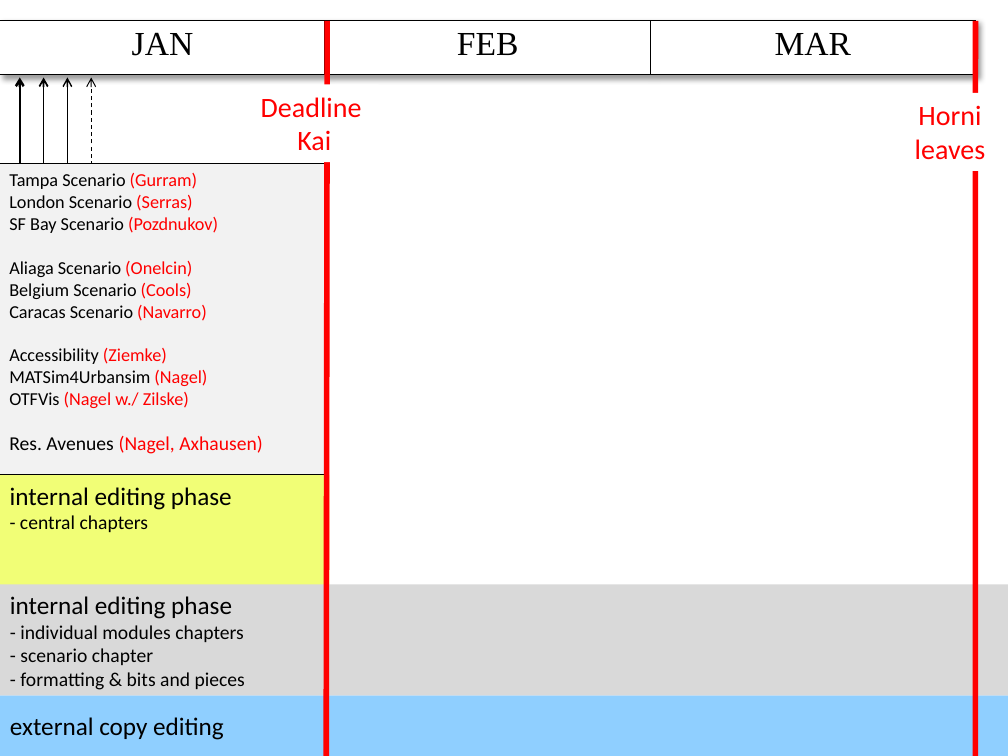
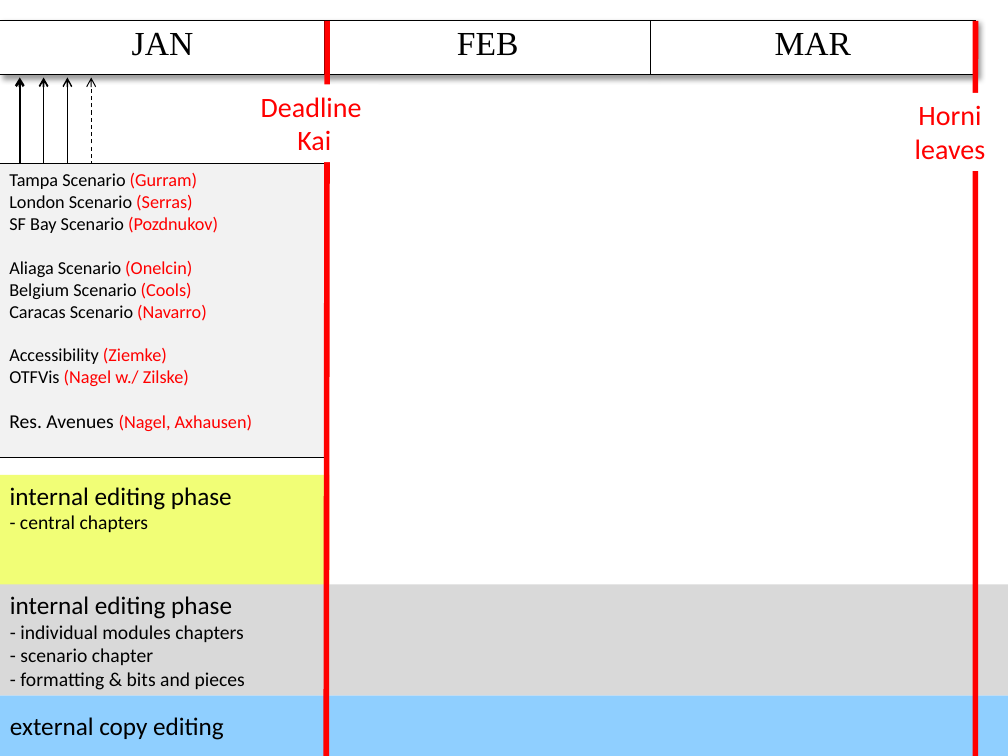
Before and after one commit to sashigurram/book, a slide deck: slide 1 of admin/timeline.pptx. Drawn at 1008x756 pixels with LibreOffice and Linux fonts; fonts in the diff are those of the drawing. Boxes give left, top, right and bottom in pixels: in the first picture for what was removed or moved away, otherwise in the second. Text is boxed around its words. In the diff, an @@ line names an element or a change of style, - is before the commit and + after.

Commit message:
admin

```diff
--- a/admin/timeline.pptx
+++ b/admin/timeline.pptx
@@ rectangle "Tampa Scenario (Gurram)": place and size @@
-rectangle "Tampa Scenario (Gurram)" at bbox=[0, 163, 326, 475]
+rectangle "Tampa Scenario (Gurram)" at bbox=[0, 163, 326, 457]
@@ text in rectangle at bbox=[9, 370, 207, 386]: paragraph removed @@
-MATSim4Urbansim (Nagel)
@@ text in rectangle at bbox=[9, 415, 252, 431]: size 14 to 13 pt in "(Nagel, Axhausen)" @@
```
